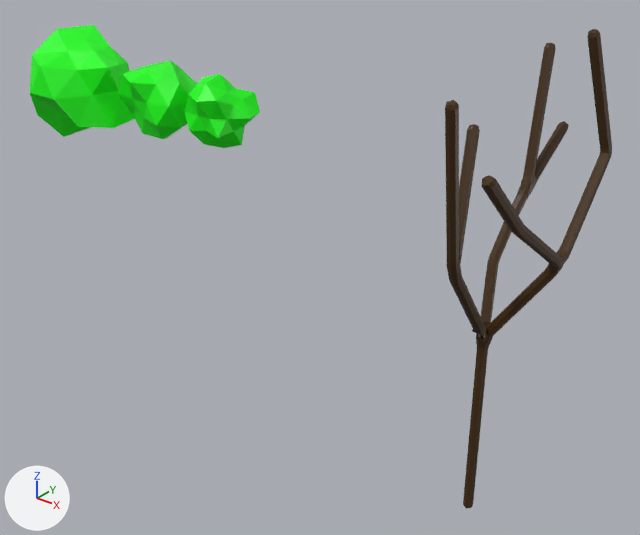
An edit to the Blender file billstree/billstree.blend, drawn before and after from the same camera.
One viewpoint serves both versions: a camera (50 mm lens) standing at (16.1, -32.0, 30.4) and looking at (-10.9, 1.7, 9.5). The lights are fixed; the arrows at lower left show +X, +Y and +Z.

The older version as bpy lines, for what is in view:
```python
me_icosphere = bpy.data.meshes.new('Icosphere')
me_icosphere.from_pydata(...)  # 42 vertices, 80 faces; spans x -2.01..1.89, y -1.8..2.12, z -2.12..2.12
me_icosphere.materials.append(mat_leaves)  # green #08ff00
me_icosphere_002 = bpy.data.meshes.new('Icosphere.002')
me_icosphere_002.from_pydata(...)  # 42 vertices, 80 faces; spans x -1.03..1.36, y -1.43..1.21, z -1.21..1.21
me_icosphere_002.materials.append(mat_leaves)  # green #08ff00
me_plane = bpy.data.meshes.new('Plane')
me_plane.from_pydata(...)  # 15 vertices, 0 faces, 14 loose edges; spans x -0.6..3.1, y -7.1..6.4, z 0.0..23.7
me_plane.materials.append(mat_trunk)  # brown #442900
# before: 0 (0.0, 0.0, 0.0), 1 (0.0, 0.0, 9.9), 2 (-0.5, 1.3, 13.1), 3 (-0.3, 2.3, 15.0), 7 (0.3, -3.8, 14.7)
# before: 12 (3.1, 0.0, 14.6)
# before: 10 (3.1, 3.5, 18.4)
# before: 11 (3.1, -4.3, 17.6), 14 (3.1, -7.1, 20.3)
# before: 13 (2.4, 2.0, 23.7)
ob_icosphere = bpy.data.objects.new('Icosphere', me_icosphere)
ob_icosphere.location = (-18.32, 2.26, 16.67)
ob_icosphere.rotation_euler = (0.0, 0.0, -1.571)  # degrees (0, 0, -90)
ob_icosphere_002 = bpy.data.objects.new('Icosphere.002', me_icosphere_002)
ob_icosphere_002.location = (-29.88, 2.26, 16.4)
ob_icosphere_002.rotation_euler = (0.0, 0.0, -1.571)  # degrees (0, 0, -90)
ob_icosphere_002.scale = (2.71, 2.71, 2.71)
ob_tree = bpy.data.objects.new('tree', me_plane)
ob_tree.location = (0.0, 0.0, 0.0)
_m = ob_tree.modifiers.new('Skin', 'SKIN')
_m = ob_tree.modifiers.new('Subdivision', 'SUBSURF')
_m.render_levels = 1
_m.use_limit_surface = False
# also in view: 'Icosphere.001' at (-22.8, 2.3, 16.6)
```
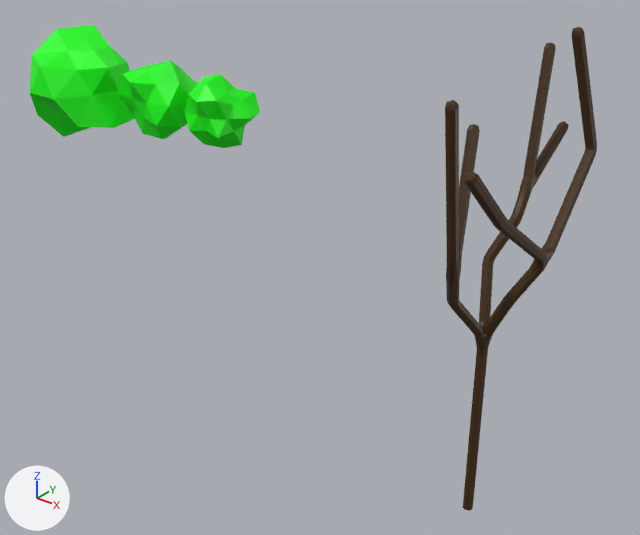
Where the change shows, as pixel boxes (x1, y1, x2, y2) in the pictures (640 x 535 px):
'tree', reshaped (9% narrower)
    before: (445, 29, 612, 508)
    after: (445, 27, 597, 511)

The edits, one by one:
me_plane has 15 vertices, 0 faces, 14 loose edges and spans x -0.6..3.1, y -7.1..6.4, z 0.0..23.7.
me_plane is used by ob_tree; location (0.0, 0.0, 0.0).
Verts and faces of me_plane; kept vertices keep their numbers, new ones are numbered from 15.
Part 1, on me_plane:
Edges deleted: (0, 1), (1, 7), (1, 12).
Vertex 2 moves to (-0.8, 1.3, 13.1).
Vertex 3 moves to (-0.1, 2.3, 15.0).
Vertex 12 moves to (2.5, 0.0, 14.6).
New vertex 15 is at (0.0, 0.0, 0.0).
New vertex 16 is at (-0.7, -1.9, 12.3).
New vertex 17 is at (1.3, -0.6, 12.5).
New loose edges: (0, 15), (1, 15), (1, 16), (1, 17), (7, 16), (12, 17).
Part 2, on me_plane:
Vertex 10 moves to (2.5, 3.5, 18.4).
Part 3, on me_plane:
Vertex 11 moves to (2.5, -4.3, 17.6).
Vertex 14 moves to (2.5, -7.1, 20.3).
Part 4, on me_plane:
Vertex 13 moves to (1.8, 2.0, 23.7).
